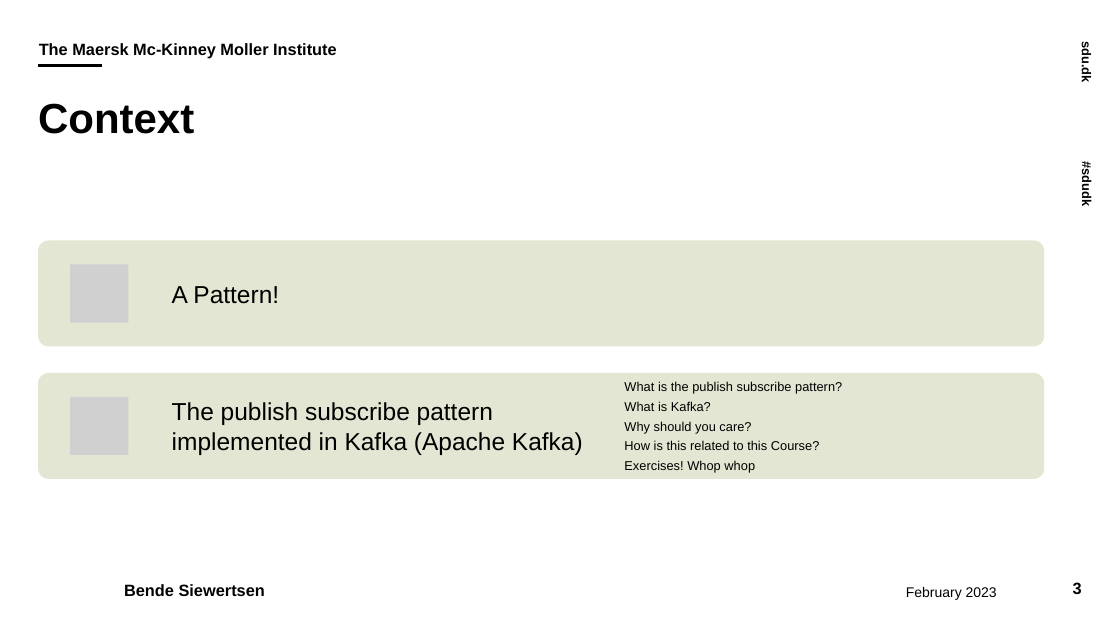
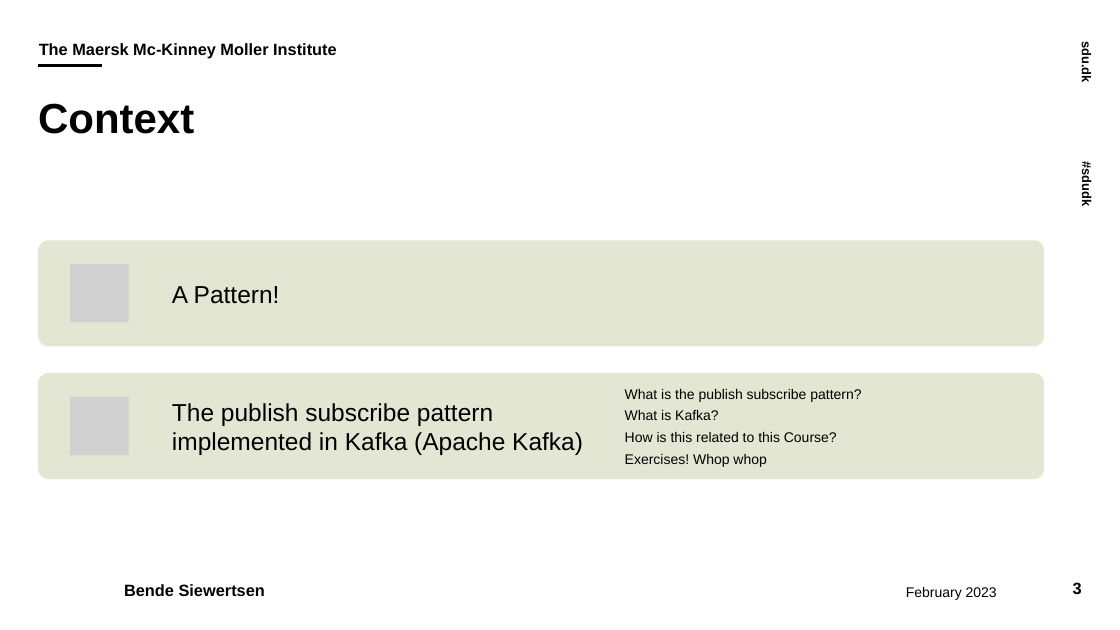
Before and after one commit to Vicle18/Master, a slide deck: slide 3 of kafka_intro/Exercise_2_presentation_kafka.pptx. Drawn at 1120x630 pixels with LibreOffice and Linux fonts; fonts in the diff are those of the drawing; grey boxes stand for pictures; background and template pictures are left out. Boxes give left, top, right and bottom in pixels: in the first picture for what was removed or moved away, otherwise in the second. Text is boxed around its words. In the diff, an @@ line names an element or a change of style, - is before the commit and + after.

```diff
--- a/kafka_intro/Exercise_2_presentation_kafka.pptx
+++ b/kafka_intro/Exercise_2_presentation_kafka.pptx
@@ text "What is the publish subscribe ..." at <box>625,389,861,467</box>: size 11 to 12 pt @@
@@ text at <box>624,421,751,433</box>: paragraph removed @@
-Why should you care?
```
Also in this commit, not shown: 2 other slides changed, 2 slides added, 22 other files.
